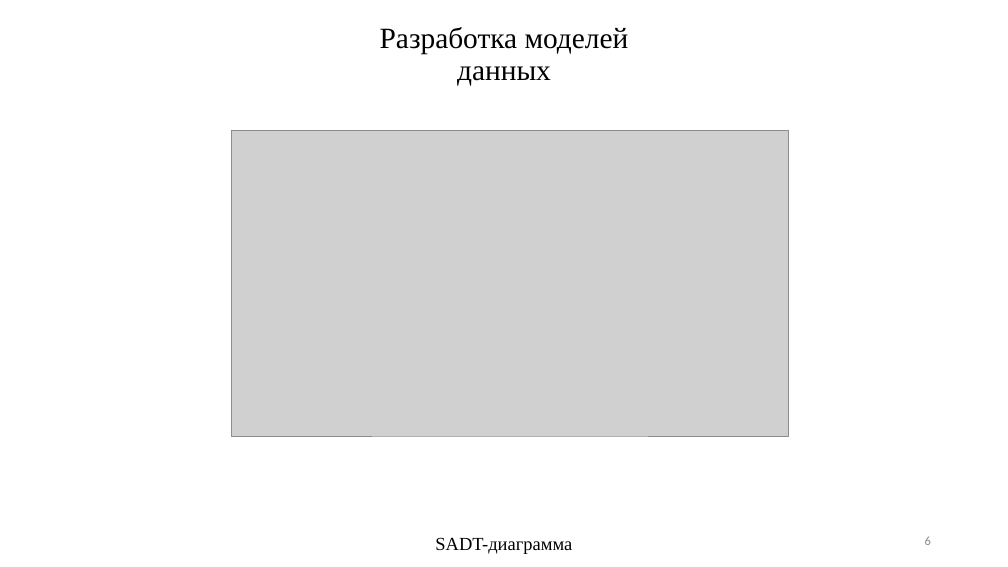
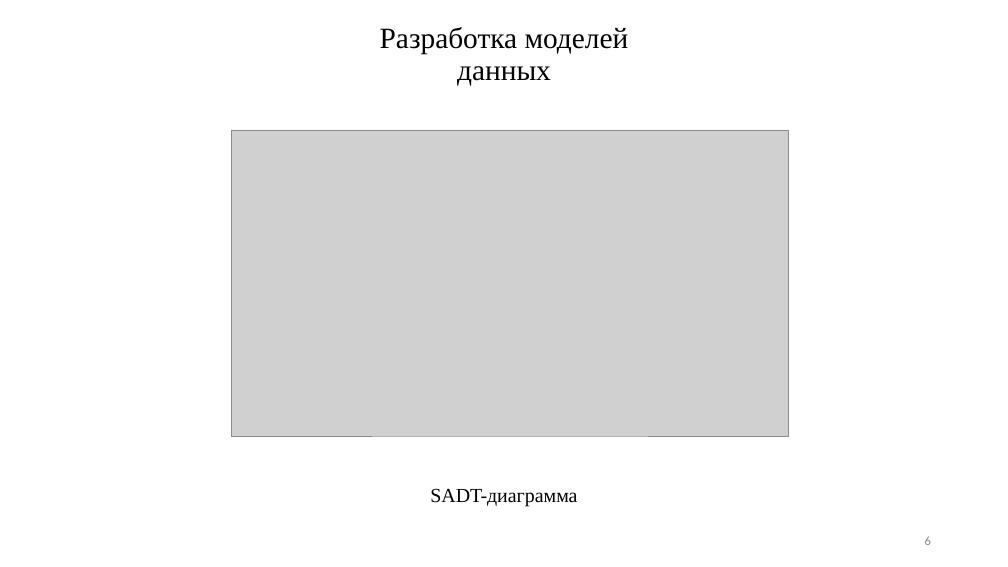
Before and after one commit to thendontuser/Software-Accounting, a slide deck: slide 6 of ПЗ/SoftwareAccounting.pptx. Drawn at 1008x567 pixels with LibreOffice and Linux fonts; fonts in the diff are those of the drawing; grey boxes stand for pictures. Boxes give left, top, right and bottom in pixels: in the first picture for what was removed or moved away, otherwise in the second. Text is boxed around its words. In the diff, an @@ line names an element or a change of style, - is before the commit and + after.

```diff
--- a/ПЗ/SoftwareAccounting.pptx
+++ b/ПЗ/SoftwareAccounting.pptx
@@ text "SADT-диаграмма" at <box>430,488,577,506</box>: size 17.6 to 19 pt; line spacing 0.8 to 0.9 @@
```
Also in this commit, not shown: 2 other slides changed, 2 other files.
